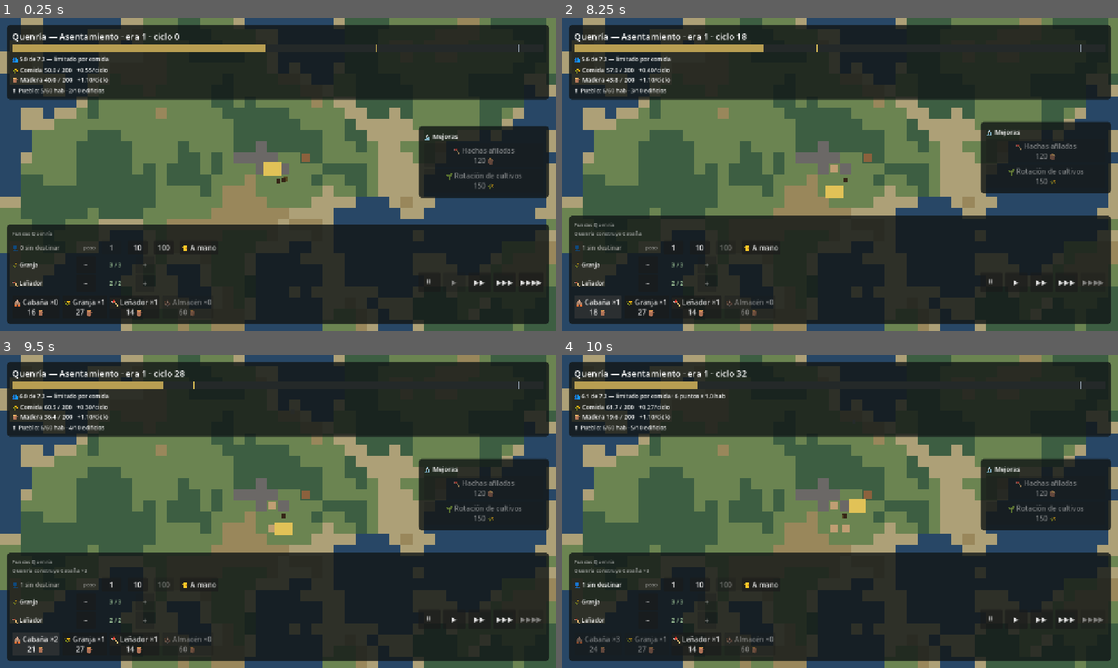
Above: before the commit, frames 1-4 (two rows, left to right).
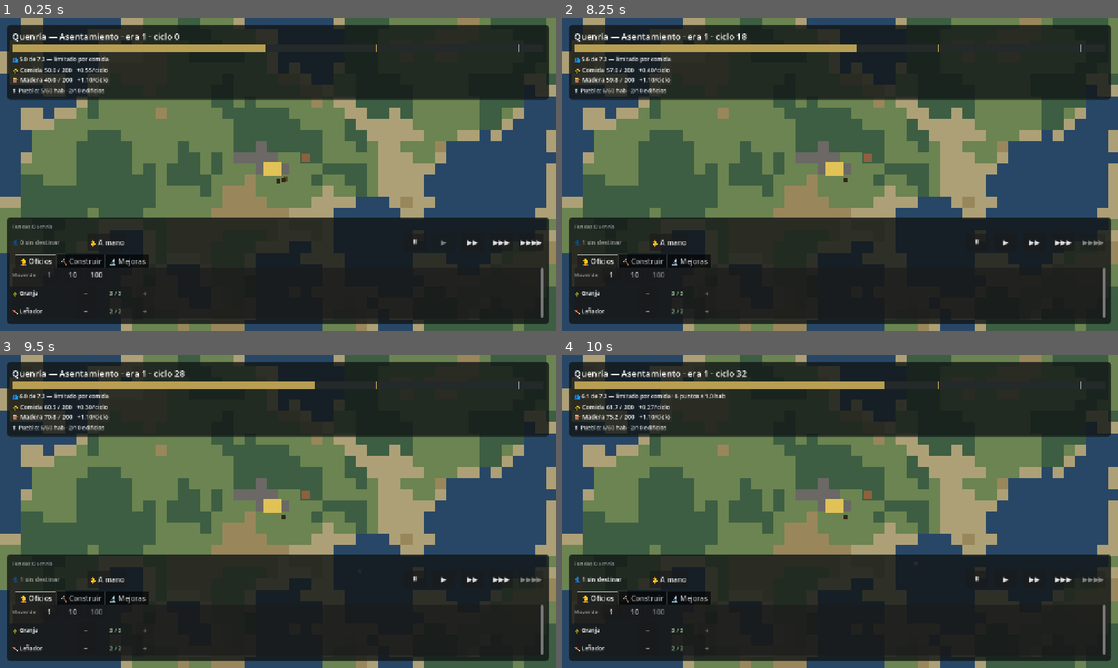
Above: after the commit, the same moments.

Repository: Henyckmazocker/ecumene
Game: Godot game, scene res://main/Main.tscn
Two runs of this game, one before a commit and one after it. Both use one fixed random seed, a clock stepped at 60 frames per second and the inputs below.
Inputs (mouse positions are in pixels of both pictures, inside the frame that each line leads up to):
- Up to frame 1 (0.25 s): no input
- Up to frame 2 (8.25 s): click "10" at 0.5 s; click "1" at 1.25 s; click "100" at 2 s; click "⏸" at 2.75 s; click "▶" at 3.5 s; click "▶▶" at 4.25 s; click "−" at 5 s; click "+" at 5.75 s; click "▶▶▶" at 6.5 s; click "▶▶▶▶" at 7.25 s; click (595, 305) at 8 s, where only the run before the commit has a clickable "🛖 Cabaña ×0 16 🪵"
- Up to frame 3 (9.5 s): click (33, 642) at 8.75 s, where only the run before the commit has a clickable "🛖 Cabaña ×1 18 🪵"
- Up to frame 4 (10 s): click (595, 642) at 9.5 s, where only the run before the commit has a clickable "🛖 Cabaña ×2 21 🪵"

The runs differ from the first frame. In frame 1, 9.4% of the frame differs, in the area x 1-99%, y 34-96%; in frame 2, 8.6%; in frame 3, 8.9%; in frame 4, 9.1%.

Commit message:
La gestión pasa a un marco con tres pestañas
Oficios, construcción y mejoras compartían espacio a empujones: los dos
primeros en el panel inferior, que crecía sin control según construías, y las
mejoras en un panel flotante a la derecha tapando el pueblo. En móvil vertical
no cabía ninguna de las dos cosas.

Ahora hay un solo panel con tres pestañas y alto fijo: cambiar de una a otra no
mueve el marco ni tapa más mundo de golpe. Cada pestaña desplaza su propio
contenido, y edificios y mejoras fluyen en varias filas (HFlowContainer) en vez
de una sola que se sale de la pantalla.

Lo global se queda fuera de las pestañas porque no pertenece a ninguna y hace
falta verlo trabajando en cualquiera: cuánta gente hay sin destinar, quién
manda, y la velocidad. La pestaña de Mejoras desaparece mientras no haya
ninguna a la vista, en vez de quedarse vacía prometiendo algo que no existe.

Añade --shot-tab=N al modo de captura para poder verificar las tres.

Co-Authored-By: Claude Opus 5 <noreply@anthropic.com>

Diff:
--- a/main/Main.gd
+++ b/main/Main.gd
@@ -63,6 +63,7 @@
 	var hour := -1.0
 	var delegate := false
 	var promote := false
+	var tab := -1
 	for arg in OS.get_cmdline_user_args():
 		if arg.begins_with("--shot="):
 			shot = arg.substr(7)
@@ -74,6 +75,8 @@
 			delegate = true
 		elif arg == "--shot-promote":
 			promote = true
+		elif arg.begins_with("--shot-tab="):
+			tab = int(arg.substr(11))
 	if shot.is_empty():
 		return
 	if delegate:
@@ -92,6 +95,8 @@
 		_on_promote()
 	# La captura tiene que adelantar también el **reloj visual**: son dos simulaciones y la
 	# hora del pueblo no depende del ciclo económico. `--shot-hour=13` fotografía el mediodía.
+	if tab >= 0:
+		hud.select_tab(tab)
 	if hour >= 0.0:
 		view.set_hour(hour)
 	view.warm_up(WARM_UP_SECONDS)
--- a/ui/HUD.gd
+++ b/ui/HUD.gd
@@ -25,18 +25,22 @@
 const WARN_COLOR := Color(0.85, 0.35, 0.30)
 const OK_COLOR := Color(0.65, 0.80, 0.62)
 
+const TAB_JOBS := 0
+const TAB_BUILD := 1
+const TAB_UPGRADES := 2
+
 var _title: Label
 var _pop_bar: PopulationBar
 var _pop_label: Label
 var _promotion_box: HBoxContainer
 var _promotion_label: Label
 var _promotion_button: Button
-var _upgrade_panel: PanelContainer
-var _upgrade_box: VBoxContainer
+var _tabs: TabContainer
+var _upgrade_box: HFlowContainer
 var _upgrade_buttons: Dictionary = {}
 var _resource_rows: Dictionary = {}
 var _resource_box: VBoxContainer
-var _build_box: HBoxContainer
+var _build_box: HFlowContainer
 var _build_buttons: Dictionary = {}
 var _job_box: VBoxContainer
 var _job_rows: Dictionary = {}
@@ -67,18 +71,11 @@
 
 	rows.add_child(_build_top())
 
-	# Franja central: el mundo se ve por debajo, y las mejoras se apoyan a la derecha para no
-	# tapar el pueblo ni competir con la zona del pulgar.
-	var middle := HBoxContainer.new()
+	# Franja central libre: el mundo se ve entero entre los dos paneles.
+	var middle := Control.new()
 	middle.size_flags_vertical = Control.SIZE_EXPAND_FILL
 	middle.mouse_filter = Control.MOUSE_FILTER_IGNORE
 	rows.add_child(middle)
-
-	var gap := Control.new()
-	gap.size_flags_horizontal = Control.SIZE_EXPAND_FILL
-	gap.mouse_filter = Control.MOUSE_FILTER_IGNORE
-	middle.add_child(gap)
-	middle.add_child(_build_upgrades())
 
 	rows.add_child(_build_bottom())
 	_build_welcome()
@@ -123,6 +120,12 @@
 	box.add_child(close)
 
 
+## Selecciona una pestaña. Lo usa el modo de captura para poder fotografiar las tres.
+func select_tab(index: int) -> void:
+	if _tabs != null and index >= 0 and index < _tabs.get_tab_count():
+		_tabs.current_tab = index
+
+
 func show_offline(report: OfflineReport) -> void:
 	if report == null or not report.has_anything_to_say():
 		return
@@ -180,6 +183,17 @@
 	return _promotion_box
 
 
+## El panel de gestión: una sola caja con **tres pestañas**.
+##
+## Antes los oficios y la construcción compartían el panel inferior y las mejoras vivían en un
+## panel flotante a la derecha. Tres superficies compitiendo por el mismo sitio: el panel
+## inferior crecía sin control al construirse edificios nuevos, y en móvil vertical no cabía.
+## En pestañas cada una tiene el alto que necesita y el marco no se mueve al cambiar de una a
+## otra.
+##
+## Lo **global** —cuánta gente hay sin destinar, quién manda, y a qué velocidad corre el
+## juego— se queda fuera de las pestañas: no pertenece a ninguna y hace falta verlo mientras se
+## trabaja en cualquiera.
 func _build_bottom() -> Control:
 	var panel := _panel()
 	var box := VBoxContainer.new()
@@ -191,67 +205,112 @@
 	_feed.modulate = Color(1, 1, 1, 0.6)
 	box.add_child(_feed)
 
-	# Oficios y velocidad en la misma fila: el panel inferior se comía media pantalla, y en
-	# móvil vertical eso es directamente inviable.
+	box.add_child(_build_global_row())
+
+	_tabs = TabContainer.new()
+	# Alto fijo: cambiar de pestaña no puede mover el marco ni tapar más mundo de golpe.
+	_tabs.custom_minimum_size = Vector2(0, 148)
+	_tabs.tab_alignment = TabBar.ALIGNMENT_LEFT
+	box.add_child(_tabs)
+
+	_tabs.add_child(_build_jobs_tab())
+	_tabs.add_child(_build_buildings_tab())
+	_tabs.add_child(_build_upgrades_tab())
+	_tabs.set_tab_title(TAB_JOBS, "👷 Oficios")
+	_tabs.set_tab_title(TAB_BUILD, "🔨 Construir")
+	_tabs.set_tab_title(TAB_UPGRADES, "🔬 Mejoras")
+	return panel
+
+
+## Lo que no pertenece a ninguna pestaña porque hace falta en todas.
+func _build_global_row() -> Control:
 	var row := HBoxContainer.new()
-	row.add_theme_constant_override("separation", 24)
-	box.add_child(row)
-
-	var jobs_column := VBoxContainer.new()
-	jobs_column.add_theme_constant_override("separation", 4)
-	jobs_column.size_flags_horizontal = Control.SIZE_EXPAND_FILL
-	row.add_child(jobs_column)
-	jobs_column.add_child(_build_jobs_header())
-
-	_job_box = VBoxContainer.new()
-	_job_box.add_theme_constant_override("separation", 2)
-	jobs_column.add_child(_job_box)
-
-	var speeds := HBoxContainer.new()
-	speeds.add_theme_constant_override("separation", 6)
-	speeds.alignment = BoxContainer.ALIGNMENT_END
-	speeds.size_flags_vertical = Control.SIZE_SHRINK_END
+	row.add_theme_constant_override("separation", 14)
+
+	_idle_label = Label.new()
+	_idle_label.add_theme_font_size_override("font_size", 14)
+	_idle_label.custom_minimum_size = Vector2(160, 0)
+	row.add_child(_idle_label)
+
+	_delegate_button = Button.new()
+	_delegate_button.custom_minimum_size = Vector2(0, 36)
+	_delegate_button.toggle_mode = true
+	_delegate_button.toggled.connect(func(on: bool) -> void: delegation_toggled.emit(on))
+	row.add_child(_delegate_button)
+
+	var spacer := Control.new()
+	spacer.size_flags_horizontal = Control.SIZE_EXPAND_FILL
+	row.add_child(spacer)
+
 	for i in ["⏸", "▶", "▶▶", "▶▶▶", "▶▶▶▶"]:
 		var b := Button.new()
 		b.text = i
-		b.custom_minimum_size = Vector2(52, 44)  # el mínimo táctil de la guía de UX
+		b.custom_minimum_size = Vector2(52, 40)  # el mínimo táctil de la guía de UX
 		b.pressed.connect(_on_speed.bind(_speed_buttons.size()))
-		speeds.add_child(b)
+		row.add_child(b)
 		_speed_buttons.append(b)
-	row.add_child(speeds)
-
-	_build_box = HBoxContainer.new()
-	_build_box.add_theme_constant_override("separation", 6)
-	box.add_child(_build_box)
-	return panel
-
-
-## Panel de mejoras. Enseña las que **están a la vista** (escala y requisitos cumplidos),
-## aunque todavía no se puedan pagar: saber qué viene después es la mitad del enganche.
-func _build_upgrades() -> Control:
-	_upgrade_panel = _panel()
-	_upgrade_panel.size_flags_horizontal = Control.SIZE_SHRINK_END
-	_upgrade_panel.size_flags_vertical = Control.SIZE_SHRINK_CENTER
-	_upgrade_panel.custom_minimum_size = Vector2(300, 0)
-
-	var box := VBoxContainer.new()
-	box.add_theme_constant_override("separation", 6)
-	_upgrade_panel.add_child(box)
-
-	var title := Label.new()
-	title.text = "🔬 Mejoras"
-	title.add_theme_font_size_override("font_size", 15)
-	box.add_child(title)
-
-	_upgrade_box = VBoxContainer.new()
-	_upgrade_box.add_theme_constant_override("separation", 4)
-	box.add_child(_upgrade_box)
-	return _upgrade_panel
+	return row
+
+
+func _build_jobs_tab() -> Control:
+	var column := VBoxContainer.new()
+	column.add_theme_constant_override("separation", 6)
+
+	var step_row := HBoxContainer.new()
+	step_row.add_theme_constant_override("separation", 8)
+	var step_label := Label.new()
+	step_label.text = "Mover de"
+	step_label.add_theme_font_size_override("font_size", 12)
+	step_label.modulate = Color(1, 1, 1, 0.6)
+	step_row.add_child(step_label)
+	for amount in [1, 10, 100]:
+		var button := Button.new()
+		button.text = str(amount)
+		button.custom_minimum_size = Vector2(46, 32)
+		button.pressed.connect(_on_step.bind(amount))
+		step_row.add_child(button)
+		_step_buttons.append(button)
+	var en := Label.new()
+	en.text = "en " + str(_step)
+	en.visible = false
+	step_row.add_child(en)
+	column.add_child(step_row)
+
+	_job_box = VBoxContainer.new()
+	_job_box.add_theme_constant_override("separation", 2)
+	column.add_child(_job_box)
+	return _scrollable(column)
+
+
+func _build_buildings_tab() -> Control:
+	# Flujo, no fila: con ocho edificios en Ciudad una fila se sale de la pantalla en móvil.
+	_build_box = HFlowContainer.new()
+	_build_box.add_theme_constant_override("h_separation", 6)
+	_build_box.add_theme_constant_override("v_separation", 6)
+	return _scrollable(_build_box)
+
+
+## Las mejoras que **están a la vista** (escala y requisitos cumplidos), aunque todavía no se
+## puedan pagar: saber qué viene después es la mitad del enganche de un incremental.
+func _build_upgrades_tab() -> Control:
+	_upgrade_box = HFlowContainer.new()
+	_upgrade_box.add_theme_constant_override("h_separation", 6)
+	_upgrade_box.add_theme_constant_override("v_separation", 6)
+	return _scrollable(_upgrade_box)
+
+
+static func _scrollable(content: Control) -> ScrollContainer:
+	var scroll := ScrollContainer.new()
+	scroll.horizontal_scroll_mode = ScrollContainer.SCROLL_MODE_DISABLED
+	content.size_flags_horizontal = Control.SIZE_EXPAND_FILL
+	scroll.add_child(content)
+	return scroll
 
 
 func _refresh_upgrades(node: SimNode) -> void:
 	var available := Upgrading.available_for(node)
-	_upgrade_panel.visible = not available.is_empty()
+	# Sin mejoras a la vista, la pestaña desaparece en vez de quedarse vacía.
+	_tabs.set_tab_hidden(TAB_UPGRADES, available.is_empty())
 
 	var seen := {}
 	for def in available:
@@ -270,7 +329,7 @@
 
 func _make_upgrade_button(def: Upgrades.Def) -> Button:
 	var button := Button.new()
-	button.custom_minimum_size = Vector2(0, 46)
+	button.custom_minimum_size = Vector2(190, 52)
 	button.tooltip_text = def.describe()
 	button.pressed.connect(func() -> void: upgrade_requested.emit(def.id))
 	_upgrade_box.add_child(button)
@@ -283,38 +342,6 @@
 		if cost[i] > 0.0:
 			parts.append("%.0f %s" % [cost[i], Goods.ICONS[i]])
 	return " ".join(parts)
-
-
-## Cabecera del reparto: cuánta gente está sin destinar, con qué paso se mueve, y quién manda.
-func _build_jobs_header() -> Control:
-	var header := HBoxContainer.new()
-	header.add_theme_constant_override("separation", 14)
-
-	_idle_label = Label.new()
-	_idle_label.add_theme_font_size_override("font_size", 14)
-	_idle_label.custom_minimum_size = Vector2(150, 0)
-	header.add_child(_idle_label)
-
-	var step_label := Label.new()
-	step_label.text = "paso"
-	step_label.add_theme_font_size_override("font_size", 12)
-	step_label.modulate = Color(1, 1, 1, 0.6)
-	header.add_child(step_label)
-
-	for amount in [1, 10, 100]:
-		var button := Button.new()
-		button.text = str(amount)
-		button.custom_minimum_size = Vector2(46, 32)
-		button.pressed.connect(_on_step.bind(amount))
-		header.add_child(button)
-		_step_buttons.append(button)
-
-	_delegate_button = Button.new()
-	_delegate_button.custom_minimum_size = Vector2(0, 32)
-	_delegate_button.toggle_mode = true
-	_delegate_button.toggled.connect(func(on: bool) -> void: delegation_toggled.emit(on))
-	header.add_child(_delegate_button)
-	return header
 
 
 func _on_step(amount: int) -> void:
